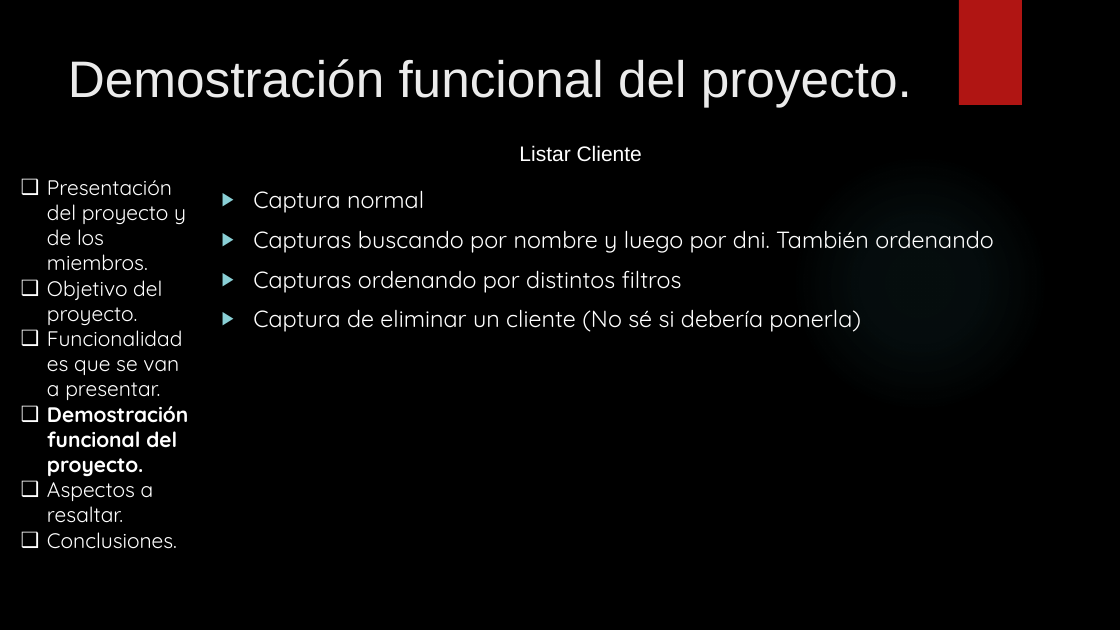
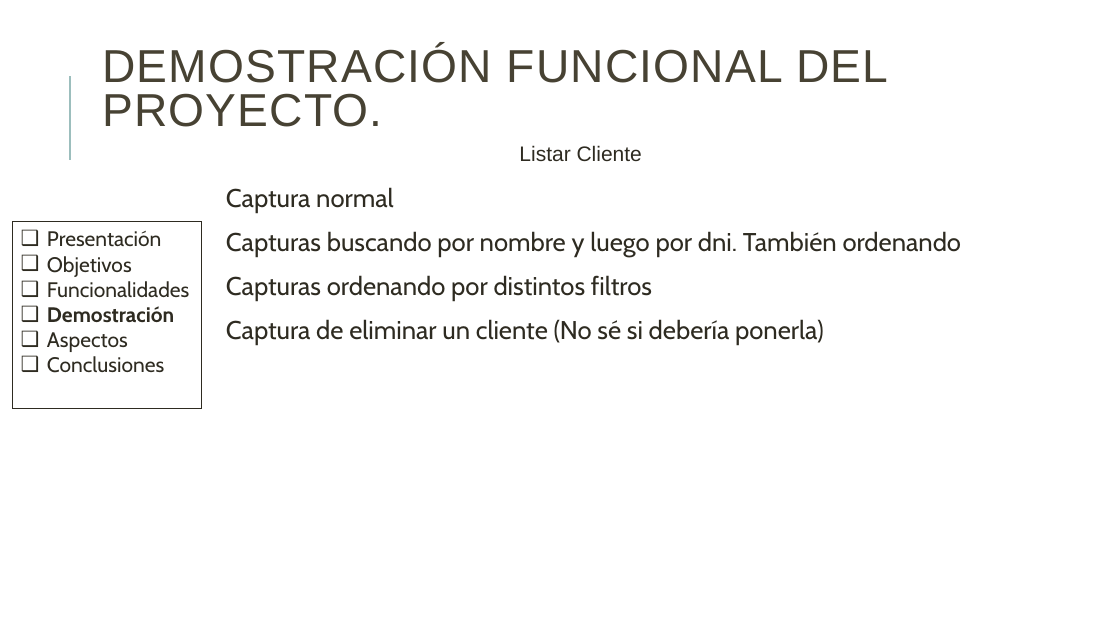
Before and after one commit to danielallhoff/M17-G4-AirDSS, a slide deck: slide 6 of AIRDSS.pptx. Drawn at 1120x630 pixels with LibreOffice and Linux fonts; fonts in the diff are those of the drawing; background and template pictures are left out. Boxes give left, top, right and bottom in pixels: in the first picture for what was removed or moved away, otherwise in the second. Text is boxed around its words. In the diff, an @@ line names an element or a change of style, - is before the commit and + after.

```diff
--- a/AIRDSS.pptx
+++ b/AIRDSS.pptx
@@ background picture (left out) to #FFFFFF @@
@@ rectangle removed at <box>959,0,1022,105</box> @@
@@ title "DEMOSTRACIÓN FUNCIONAL DEL PROYECTO." at <box>102,45,888,127</box>: vertical alignment top to middle @@
@@ title at <box>102,45,888,127</box>: text changed; size 44 to 39.6 pt; text colour #EBEBEB to #474233 @@
-Demostración funcional del proyecto.
+DEMOSTRACIÓN FUNCIONAL DEL PROYECTO.
@@ line added from (70, 160) to (70, 76), #9CBEBD 1.5 pt @@
@@ text "Listar Cliente" at <box>519,145,642,161</box>: text colour #FFFFFF to #2E2B21 @@
@@ ellipse removed at <box>791,154,1049,413</box> @@
@@ text removed at <box>47,180,188,549</box> @@
-❑ Presentación del proyecto y de los miembros.
-❑ Objetivo del proyecto.
-❑ Funcionalidades que se van a presentar.
-❑ Demostración funcional del proyecto.
-❑ Aspectos a resaltar.
-❑ Conclusiones.
@@ text "Captura normal" at <box>226,187,962,345</box>: size 20 to 22 pt, font Quicksand to Cabin, text colour #FFFFFF to #2E2B21; bullet ▶ to  ; line spacing 1 to 0.9; more space between paragraphs; bullet colour #8AD0D6 to #9CBEBD @@
@@ rectangle added at <box>13,222,202,408</box>, outline #2E2B21 0.75 pt, 18 pt, text #2E2B21 @@
+❑ Presentación
+❑ Objetivos
+❑ Funcionalidades
+❑ Demostración
+❑ Aspectos
+❑ Conclusiones
```
Also in this commit, not shown: 7 other slides changed, 4 slides added, 1 slide removed, 1 other file.
